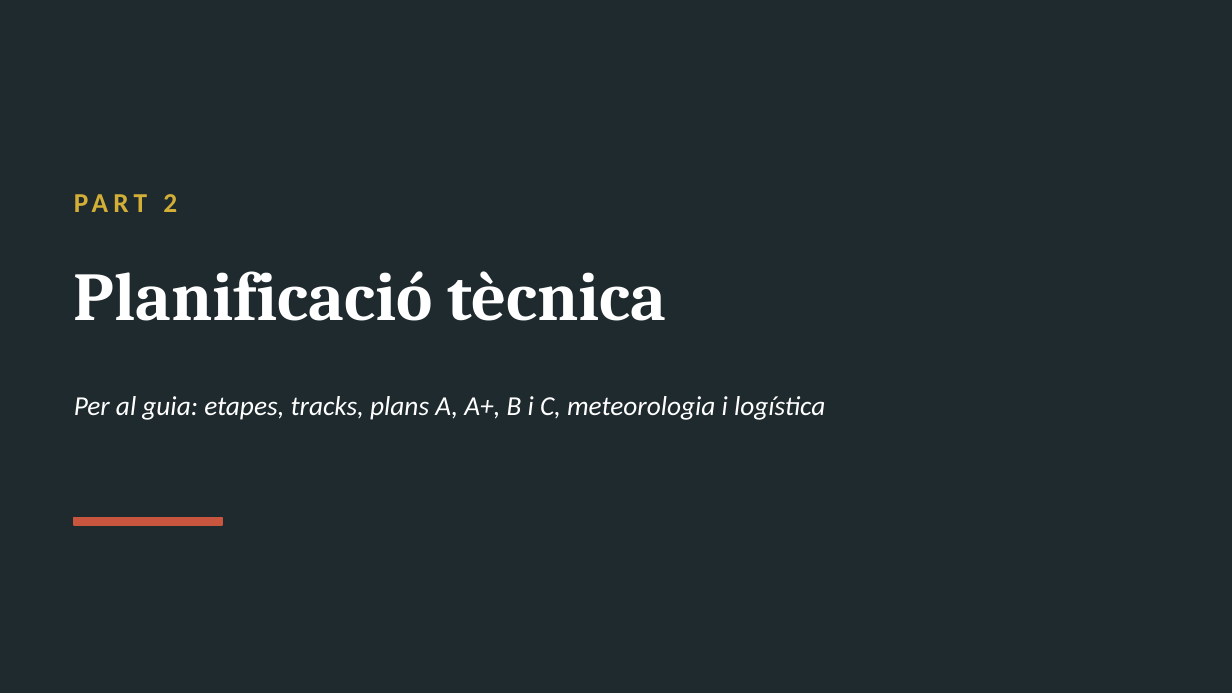
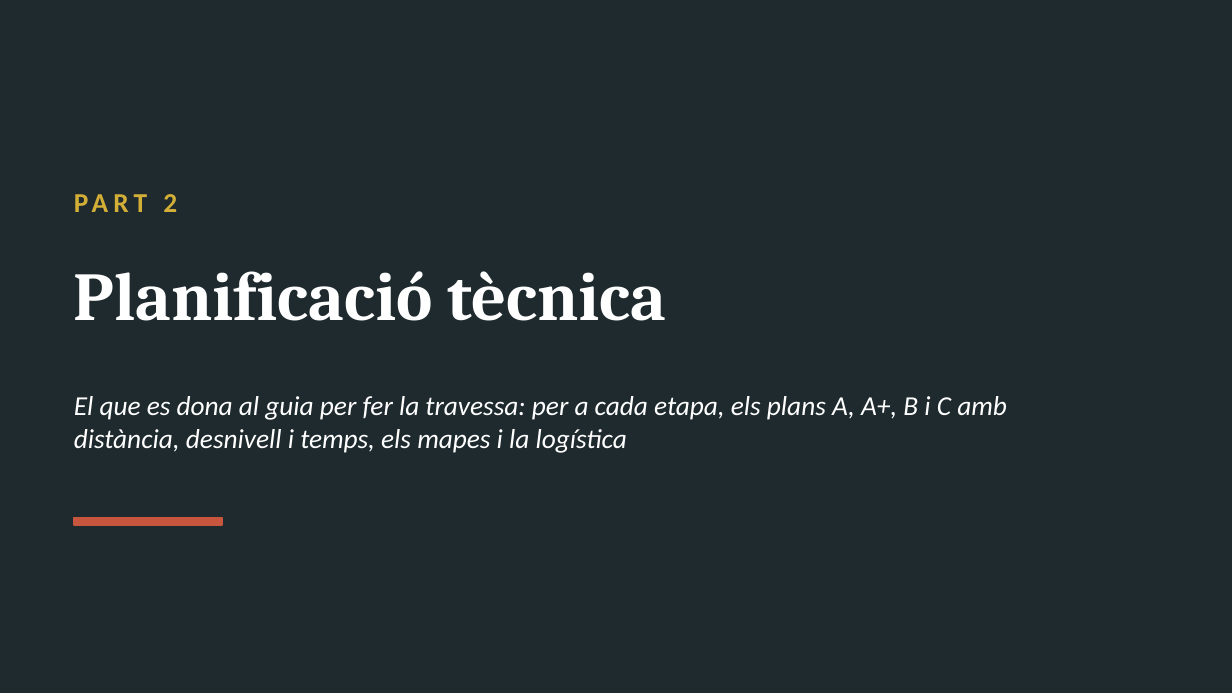
Before and after one commit to stosalca/sender-de-la-llum, a slide deck: slide 9 of Presentacio_2_Petjada.pptx (slide 8 before the commit). Drawn at 1232x693 pixels with LibreOffice and Linux fonts; fonts in the diff are those of the drawing. Boxes give left, top, right and bottom in pixels: in the first picture for what was removed or moved away, otherwise in the second. Text is boxed around its words. In the diff, an @@ line names an element or a change of style, - is before the commit and + after.

```diff
--- a/Presentacio_2_Petjada.pptx
+++ b/Presentacio_2_Petjada.pptx
@@ text at bbox=[74, 396, 1007, 453]: text changed @@
-Per al guia: etapes, tracks, plans A, A+, B i C, meteorologia i logística
+El que es dona al guia per fer la travessa: per a cada etapa, els plans A, A+, B i C amb distància, desnivell i temps, els mapes i la logística
```
Also in this commit, not shown: 17 other slides changed, 14 slides added, 41 other files.
